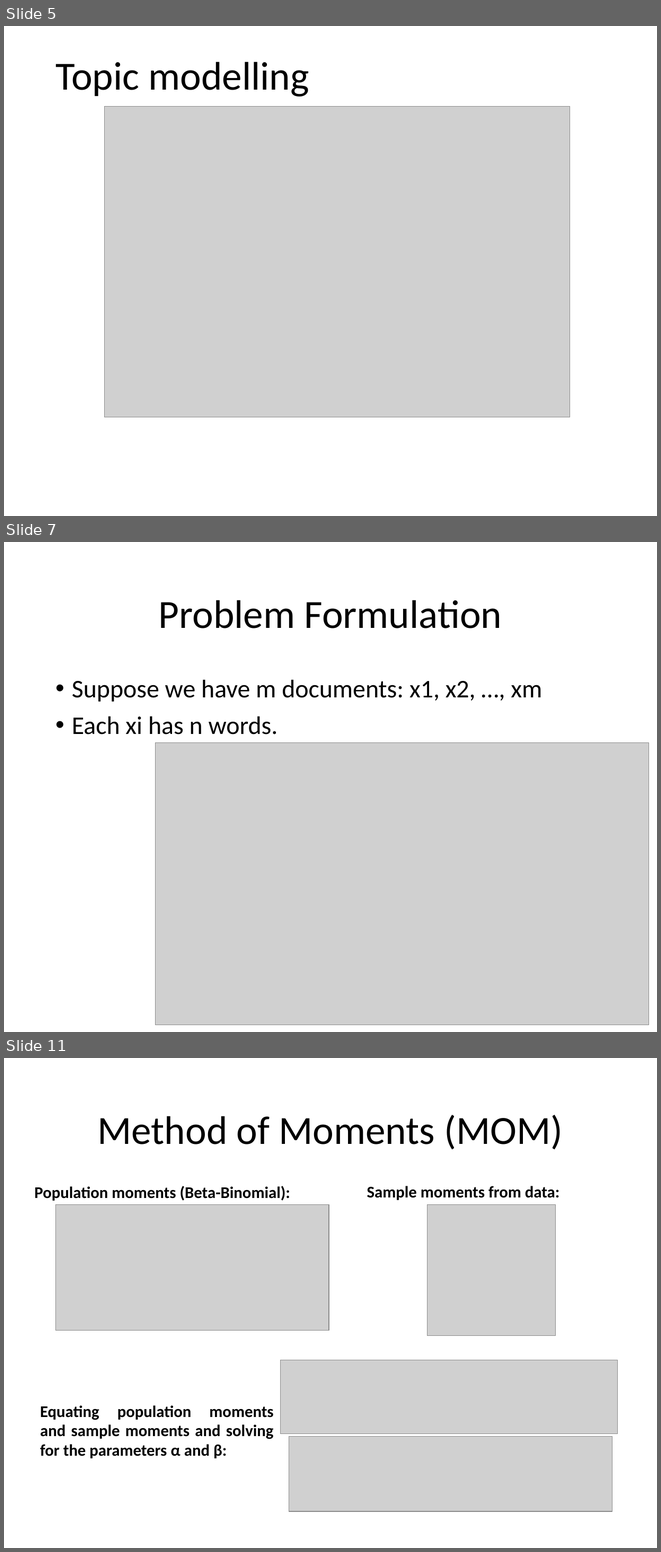
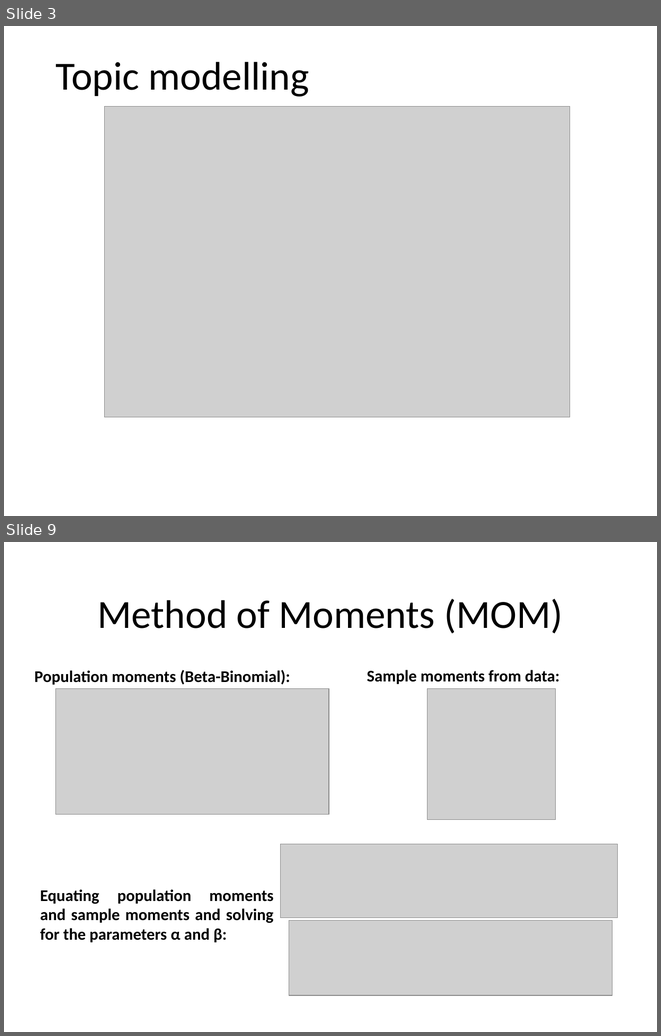
Before and after one commit to tadeze/PolyDistribution, a slide deck: FinalPresentation_polya.pptx. Shown one above the other, each under a label of ours: slides 5, 7 and 11 before the commit, slides 3 and 9 after it; the slides between them are not shown. The pictures are 661x1552 and 661x1036 pixels, drawn with LibreOffice and Linux fonts; fonts in the diff are those of the drawing; grey boxes stand for pictures. Boxes give left, top, right and bottom in pixels: in the first picture for what was removed or moved away, otherwise in the second. Text is boxed around its words. In the diff, an @@ line names an element or a change of style, - is before the commit and + after.

```diff
--- a/FinalPresentation_polya.pptx
+++ b/FinalPresentation_polya.pptx
@@ slide 7 removed at bbox=[4, 542, 657, 1032], background #FFFFFF @@
@@ title removed at bbox=[159, 600, 502, 628] @@
-Problem Formulation
@@ text removed at bbox=[72, 679, 542, 734] @@
-• Suppose we have m documents: x1, x2, …, xm
-• Each xi has n words.
@@ picture removed at bbox=[156, 742, 648, 1024] @@
@@ what was slide 5 is now slide 3 @@
@@ what was slide 11 is now slide 9 @@
```
Also in this commit, not shown: 5 slides changed, 8 slides added, 8 other slides removed, 13 other files.
